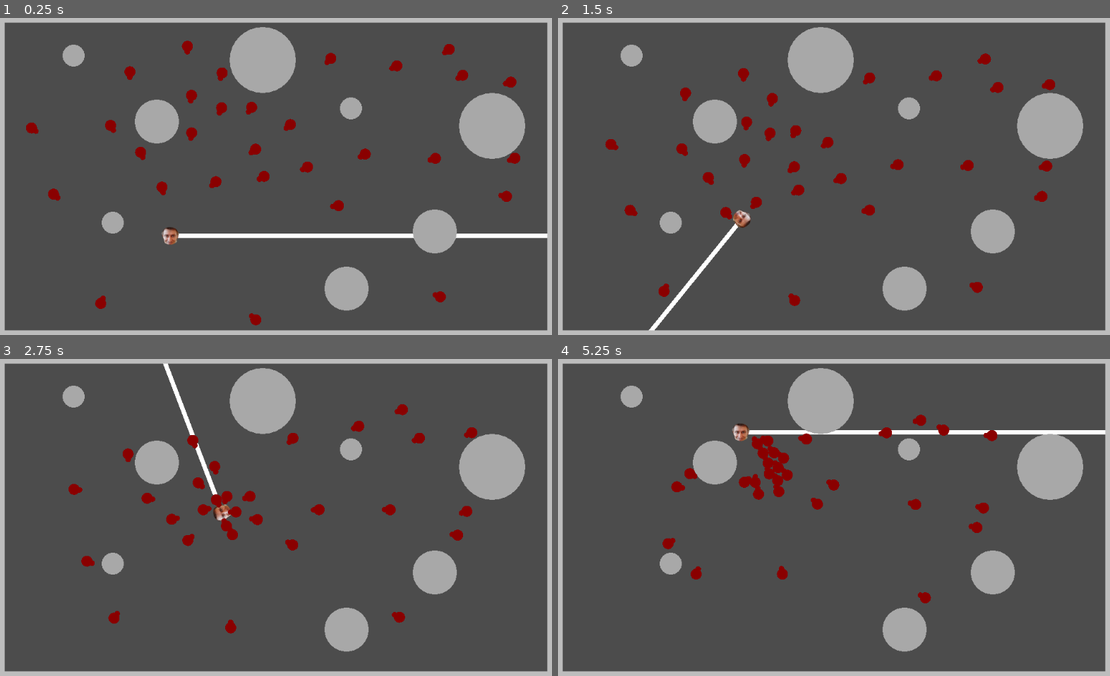
Above: before the commit, frames 1-4 (two rows, left to right).
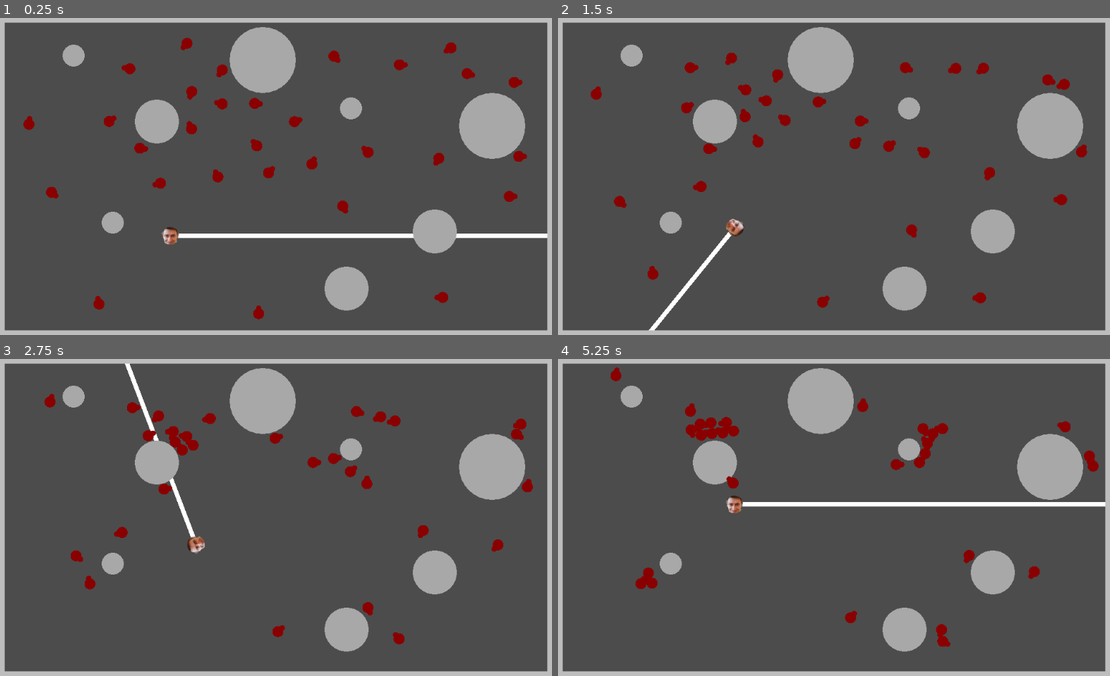
Above: after the commit, the same moments.

Repository: Nabiz/ZombieGameAI
Game: Godot game, scene res://Main.tscn
Two runs of this game, one before a commit and one after it. Both use one fixed random seed, a clock stepped at 60 frames per second and the inputs below.
Inputs:
- Up to frame 1 (0.25 s): no input
- Up to frame 2 (1.5 s): hold Right (ui_right) 0.53-1.28 s; hold Down (ui_down) from 1.28 s (still down)
- Up to frame 3 (2.75 s): release Down (ui_down) at 2.03 s; hold Right (ui_right) from 2.03 s (still down)
- Up to frame 4 (5.25 s): release Right (ui_right) at 2.78 s; hold Up (ui_up) 2.78-3.53 s; hold Left (ui_left) 3.53-5.03 s; hold Down (ui_down) from 5.03 s (still down)

The runs differ from the first frame. In frame 1, 1.9% of the frame differs, in the area x 4-96%, y 6-98%; in frame 2, 3.9%; in frame 3, 4.7%; in frame 4, 5.6%, in the area x 9-100%, y 2-91%.

Commit message:
fix player doesnt have velocity and heading

Diff:
--- a/ZombieGame/Player.gd
+++ b/ZombieGame/Player.gd
@@ -2,8 +2,10 @@
 
 
 var radius: int = 16
-var speed = 200
+var speed = 100
 var angle_speed = 3
+var heading = Vector2.RIGHT
+var velocity = Vector2.ZERO
 
 var laser
 
@@ -20,3 +22,8 @@
 		position += Vector2.RIGHT.rotated(rotation) * speed * delta
 	elif Input.is_action_pressed("ui_down"):
 		position += Vector2.LEFT.rotated(rotation) * speed * delta
+	heading = Vector2.RIGHT.rotated(rotation).normalized()
+	velocity = heading * speed
+
+	position.x=clamp(position.x, 20+radius, 1004-radius)
+	position.y=clamp(position.y, 20+radius, 580-radius)
--- a/ZombieGame/SteeringBehaviors.gd
+++ b/ZombieGame/SteeringBehaviors.gd
@@ -22,14 +22,19 @@
 #		if child.is_in_group("Wall"):
 #			all_walls.append(child)
 
-func calculate() -> Vector2:
-	#var seek = seek(Vector2(400, 700))
-	#var wa = wall_avoidance(all_walls)
-#	return wander() + 2*wa + 2*obstacle_avoidance(all_obstacles)
-	#var player = zombie.get_parent().get_node("Player")
+
+func calculate(state: String) -> Vector2:
 	zombie.tag_neighbors(100)
-	#return wander() #+ 100 * aligment()#hide(Utils.player, all_obstacles)
-	return 10*seek(Utils.player.position) + wander() + 0.25*cohesion() + 5*separation() + 2*aligment() + 10*wall_avoidance(Utils.walls) + 5*obstacle_avoidance(Utils.obstacles)
+	var steering: Vector2 = 0.25 * cohesion() + 10*separation() + aligment() + 1000*wall_avoidance(Utils.walls) + 2*obstacle_avoidance(Utils.obstacles)
+	match state:
+		"pursuit":
+			return steering + pursuit(Utils.player)
+		"wander":
+			return steering + wander()
+		"hide":
+			return steering + hide(Utils.player, Utils.obstacles)
+		_:
+			return Vector2.ZERO
 
 #SEEK
 func seek(target_position: Vector2) -> Vector2:
--- a/ZombieGame/Zombie.gd
+++ b/ZombieGame/Zombie.gd
@@ -10,31 +10,28 @@
 
 var tagged: bool =  false
 
-export var state = "seek"
+export var state = "hide"
 
 func _ready() -> void:
 	Utils.zombies.append(self)
-	max_speed = 40
+	max_speed = 100
 	radius = 10
 	steering = SteeringBehaviors.new(self)
 	heading = Vector2.RIGHT
 	side = heading.rotated(PI/2)
+	state = "hide"
 
 func _physics_process(delta) -> void:
-	match state:
-		"seek":
-			velocity += steering.calculate() * delta
-		"pursuit":
-			velocity += steering.pursuit(get_parent().get_node("Zombie2")) * delta
-		"evade":
-			velocity += steering.evade(get_parent().get_node("Zombie3")) * delta
-
+	velocity += steering.calculate(state) * delta
 	velocity = velocity.clamped(max_speed)
 	position += velocity * delta
 	if velocity.length_squared() > 50:
 		heading = velocity.normalized()
 		side = heading.rotated(PI/2)
 		rotation = heading.angle()
+
+	position.x=clamp(position.x, 20+radius, 1004-radius)
+	position.y=clamp(position.y, 20+radius, 580-radius)
 
 func _draw() -> void:
 	draw_circle(Vector2.ZERO, radius, Color.darkred)
@@ -47,3 +44,8 @@
 		var range_radius = radius + zombie.radius
 		if zombie != self and to.length_squared() < range_radius * range_radius:
 			zombie.tagged = true
+
+
+func _on_Timer_timeout():
+	var states = ["pursuit", "hide", "wander"]
+	state = states[randi() % states.size()]
--- a/ZombieGame/Zombie.tscn
+++ b/ZombieGame/Zombie.tscn
@@ -4,3 +4,9 @@
 
 [node name="Zombie" type="Node2D"]
 script = ExtResource( 1 )
+
+[node name="Timer" type="Timer" parent="."]
+wait_time = 10.0
+autostart = true
+
+[connection signal="timeout" from="Timer" to="." method="_on_Timer_timeout"]
